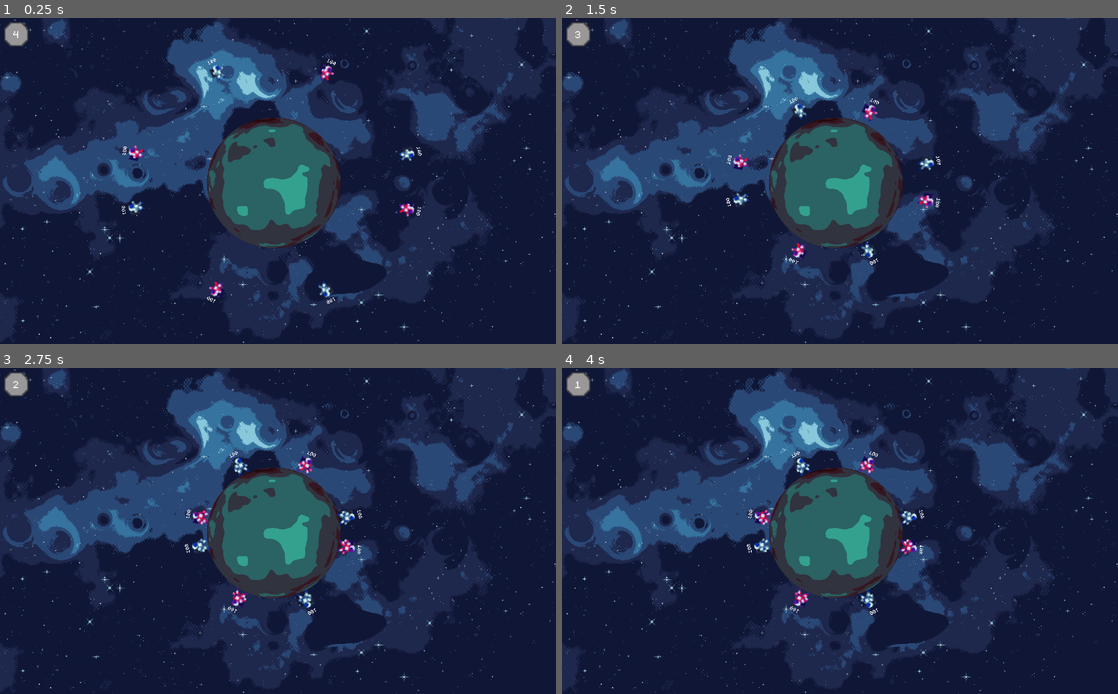
Above: before the commit, frames 1-4 (two rows, left to right).
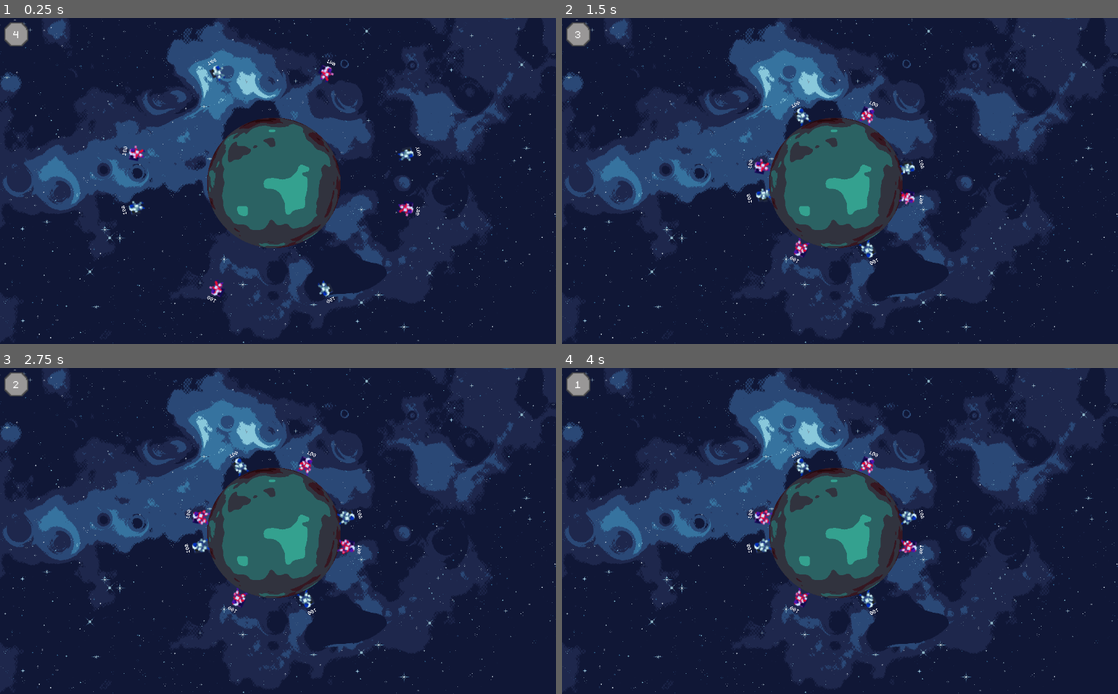
Above: after the commit, the same moments.

Repository: salveal/Astro-Rivals
Game: Godot game, scene res://scenes/levels/Level1.tscn
The game is run twice, just before and just after one commit, with the same random seed, the same clock (stepped at 60 frames per second) and the same inputs. This scene is started directly instead of the project's main scene.
Inputs (mouse positions are in pixels of both pictures, inside the frame that each line leads up to):
- Up to frame 1 (0.25 s): no input
- Up to frame 2 (1.5 s): move the mouse to (962, 164) at 0.52 s; hold O (add_grav) 0.53-1.28 s; hold D (move_right) from 0.53 s (still down); tap W (jump) at 0.77 s; tap P (low_grav) at 0.8, 1.35 s; move the mouse to (728, 197) at 1.27 s
- Up to frame 3 (2.75 s): tap W (jump) at 1.52 s; click (166, 547) at 1.55 s; move the mouse to (333, 459) at 2.02 s; release D (move_right) at 2.03 s; hold A (move_left) from 2.03 s (still down); hold O (add_grav) from 2.03 s (still down); click (333, 459) at 2.1 s
- Up to frame 4 (4 s): move the mouse to (812, 596) at 2.77 s; release A (move_left) at 2.78 s; release O (add_grav) at 2.78 s; hold D (move_right) from 2.78 s (still down); tap O (add_grav) at 2.85 s; tap W (jump) at 3.02, 3.77 s; tap P (low_grav) at 3.05 s; move the mouse to (1006, 579) at 3.52 s; hold P (low_grav) from 3.53 s (still down); click (1006, 579) at 3.8 s

The runs differ from the first frame. In frame 1, 0.4% of the frame differs, in the area x 21-76%, y 12-88%; in frame 2, 1.1%, in the area x 29-69%, y 24-76%; in frame 3, 0.1%; in frame 4, 0.2%.

Commit message:
Level 2, multiples planetas y jugadores reaccionan a estos

Diff:
--- /dev/null
+++ b/AstroRivals/Level2.gd
@@ -0,0 +1,72 @@
+extends Node2D
+
+onready var planet1 = $Planet1
+onready var planet2 = $Planet2
+onready var queueBlue = $queueBlue
+onready var queueRed = $queueRed
+onready var timerTurn = $TimerTurn
+onready var actualPlayer
+var indexBlue = 0
+var indexRed = 0
+var activeTeam # 0 - Blue / 1 - Red
+var stateGame  # tendra un string del siguiente array: ["red", "blue", "standby"]
+
+func _ready():
+	# Inicia lo necesario para comenzar el juego
+	timerTurn.initTimer("standby")
+	stateGame = "standby"
+	startGame()
+
+# Determina que equipo empezara el juego
+func startGame():
+	if randi() % 2 == 0:
+		actualPlayer = queueBlue.get_child(0)
+		activeTeam = 0
+		indexRed = -1
+	else:
+		actualPlayer = queueRed.get_child(0)
+		activeTeam = 1
+		indexBlue = -1
+
+# Cambia el turno cambian el equipo
+func changeTurn():
+	# En los dos bloques de codigo de las condiciones se elige al proximo soldado del
+	# equipo que manejara, iniciando el timer correspondiente
+	if activeTeam == 1: # pasar turno a azul
+		indexBlue = (indexBlue + 1) % queueBlue.get_child_count()
+		actualPlayer = queueBlue.get_child(indexBlue)
+		activeTeam = 0
+		timerTurn.initTimer("blue")
+		stateGame = "blue"
+
+	else: # pasar turno a rojo
+		indexRed = (indexRed + 1) % queueRed.get_child_count()
+		actualPlayer = queueRed.get_child(indexRed)
+		activeTeam = 1
+		timerTurn.initTimer("red")
+		stateGame = "red"
+
+	# Se cambia la variable para poder mover al soldado
+	actualPlayer.active = true
+
+# Called every frame. 'delta' is the elapsed time since the previous frame.
+func _process(delta):
+
+	if stateGame == "standby":
+		if timerTurn.is_stopped():
+			changeTurn()
+
+	else:
+		# Se evalua si se debe eliminar el soldado que esta siendo controlado
+		if actualPlayer.needToBeDelete:
+			actualPlayer.active = false
+			actualPlayer.queue_free()
+			timerTurn.initTimer("standby")
+			stateGame = "standby"
+
+		# Se revisa si se termino el turno del jugador con varias condiciones
+		elif actualPlayer.getChangeControl() or (timerTurn.is_stopped() and stateGame != "standby"):
+			actualPlayer.changeControl = false # se debe cambiar al entrar si no queda en un loop
+			actualPlayer.active = false # solo sera necesario cuando acaba el timer, se hizo asi para no repetir codigo
+			timerTurn.initTimer("standby")
+			stateGame = "standby"
--- /dev/null
+++ b/AstroRivals/Level2.tscn
@@ -0,0 +1,114 @@
+[gd_scene load_steps=11 format=2]
+
+[ext_resource path="res://scenes/levels/onePlanet_Gravity.gd" type="Script" id=1]
+[ext_resource path="res://assets/levels/planet4.png" type="Texture" id=2]
+[ext_resource path="res://assets/levels/level3_background.png" type="Texture" id=3]
+[ext_resource path="res://assets/levels/level1_planet.png" type="Texture" id=4]
+[ext_resource path="res://Level2.gd" type="Script" id=5]
+[ext_resource path="res://scenes/UI/timerTurn.tscn" type="PackedScene" id=6]
+[ext_resource path="res://scenes/soldiers/blueSoldier.tscn" type="PackedScene" id=7]
+[ext_resource path="res://scenes/soldiers/redSoldier.tscn" type="PackedScene" id=8]
+
+[sub_resource type="CircleShape2D" id=1]
+radius = 119.218
+
+[sub_resource type="CircleShape2D" id=2]
+radius = 285.028
+
+[node name="Level2" type="Node2D"]
+script = ExtResource( 5 )
+
+[node name="Camera" type="Camera2D" parent="."]
+anchor_mode = 0
+current = true
+zoom = Vector2( 2, 2 )
+
+[node name="Background" type="TextureRect" parent="."]
+margin_right = 2065.0
+margin_bottom = 1203.0
+
+[node name="Sprite" type="Sprite" parent="Background"]
+position = Vector2( 1044.75, 628.75 )
+scale = Vector2( 1.10547, 1.17083 )
+texture = ExtResource( 3 )
+
+[node name="Planet1" type="StaticBody2D" parent="."]
+position = Vector2( 1512, 637 )
+collision_layer = 11
+collision_mask = 3
+
+[node name="CollisionShape2D" type="CollisionShape2D" parent="Planet1"]
+shape = SubResource( 1 )
+
+[node name="Sprite" type="Sprite" parent="Planet1"]
+position = Vector2( 5.72205e-06, -2.49147e-05 )
+scale = Vector2( 0.82, 0.8 )
+texture = ExtResource( 2 )
+
+[node name="Gravity" type="Area2D" parent="Planet1"]
+collision_layer = 26
+collision_mask = 0
+space_override = 3
+gravity_point = true
+gravity_vec = Vector2( 0, 0 )
+gravity = 200.0
+script = ExtResource( 1 )
+
+[node name="CollisionShape2D" type="CollisionShape2D" parent="Planet1/Gravity"]
+visible = false
+shape = SubResource( 2 )
+
+[node name="Planet2" type="StaticBody2D" parent="."]
+position = Vector2( 657, 613 )
+collision_layer = 11
+collision_mask = 3
+
+[node name="CollisionShape2D" type="CollisionShape2D" parent="Planet2"]
+shape = SubResource( 1 )
+
+[node name="Sprite" type="Sprite" parent="Planet2"]
+scale = Vector2( 2.5, 2.5 )
+texture = ExtResource( 4 )
+
+[node name="Gravity" type="Area2D" parent="Planet2"]
+collision_layer = 26
+collision_mask = 0
+space_override = 3
+gravity_point = true
+gravity_vec = Vector2( 0, 0 )
+gravity = 200.0
+script = ExtResource( 1 )
+
+[node name="CollisionShape2D" type="CollisionShape2D" parent="Planet2/Gravity"]
+visible = false
+shape = SubResource( 2 )
+
+[node name="TimerTurn" parent="." instance=ExtResource( 6 )]
+
+[node name="queueBlue" type="Node" parent="."]
+
+[node name="Blue1" parent="queueBlue" instance=ExtResource( 7 )]
+position = Vector2( 657, 421 )
+
+[node name="Blue2" parent="queueBlue" instance=ExtResource( 7 )]
+position = Vector2( 841, 598 )
+
+[node name="Blue3" parent="queueBlue" instance=ExtResource( 7 )]
+position = Vector2( 465, 592 )
+
+[node name="Blue4" parent="queueBlue" instance=ExtResource( 7 )]
+position = Vector2( 659, 791 )
+
+[node name="queueRed" type="Node" parent="."]
+
+[node name="Red1" parent="queueRed" instance=ExtResource( 8 )]
+position = Vector2( 1517, 426 )
+
+[node name="Red2" parent="queueRed" instance=ExtResource( 8 )]
+position = Vector2( 1308, 606 )
+
+[node name="Red3" parent="queueRed" instance=ExtResource( 8 )]
+position = Vector2( 1734, 620 )
+
+[node name="Red4" parent="queueRed" instance=ExtResource( 8 )]
+position = Vector2( 1517, 817 )
--- a/AstroRivals/scenes/levels/Level1.tscn
+++ b/AstroRivals/scenes/levels/Level1.tscn
@@ -87,19 +87,19 @@
 position = Vector2( 0.599991, 294 )
 shape = SubResource( 4 )
 
-[node name="Planet" type="StaticBody2D" parent="."]
+[node name="Planet1" type="StaticBody2D" parent="."]
 position = Vector2( 504, 303 )
 collision_layer = 3
 
-[node name="CollisionShape2D" type="CollisionShape2D" parent="Planet"]
+[node name="CollisionShape2D" type="CollisionShape2D" parent="Planet1"]
 shape = SubResource( 2 )
 
-[node name="Sprite" type="Sprite" parent="Planet"]
+[node name="Sprite" type="Sprite" parent="Planet1"]
 position = Vector2( 5.72205e-06, -2.49147e-05 )
 scale = Vector2( 0.82, 0.8 )
 texture = ExtResource( 4 )
 
-[node name="Gravity" type="Area2D" parent="Planet"]
+[node name="Gravity" type="Area2D" parent="Planet1"]
 collision_layer = 26
 collision_mask = 0
 space_override = 3
@@ -108,7 +108,7 @@
 gravity = 200.0
 script = ExtResource( 3 )
 
-[node name="CollisionShape2D" type="CollisionShape2D" parent="Planet/Gravity"]
+[node name="CollisionShape2D" type="CollisionShape2D" parent="Planet1/Gravity"]
 visible = false
 shape = SubResource( 3 )
 
--- /dev/null
+++ b/AstroRivals/scenes/levels/Level2.gd
@@ -0,0 +1,70 @@
+extends Node2D
+
+onready var queueBlue = $queueBlue
+onready var queueRed = $queueRed
+onready var timerTurn = $TimerTurn
+onready var actualPlayer
+var indexBlue = 0
+var indexRed = 0
+var activeTeam # 0 - Blue / 1 - Red
+var stateGame  # tendra un string del siguiente array: ["red", "blue", "standby"]
+
+func _ready():
+	# Inicia lo necesario para comenzar el juego
+	timerTurn.initTimer("standby")
+	stateGame = "standby"
+	startGame()
+
+# Determina que equipo empezara el juego
+func startGame():
+	if randi() % 2 == 0:
+		actualPlayer = queueBlue.get_child(0)
+		activeTeam = 0
+		indexRed = -1
+	else:
+		actualPlayer = queueRed.get_child(0)
+		activeTeam = 1
+		indexBlue = -1
+
+# Cambia el turno cambian el equipo
+func changeTurn():
+	# En los dos bloques de codigo de las condiciones se elige al proximo soldado del
+	# equipo que manejara, iniciando el timer correspondiente
+	if activeTeam == 1: # pasar turno a azul
+		indexBlue = (indexBlue + 1) % queueBlue.get_child_count()
+		actualPlayer = queueBlue.get_child(indexBlue)
+		activeTeam = 0
+		timerTurn.initTimer("blue")
+		stateGame = "blue"
+
+	else: # pasar turno a rojo
+		indexRed = (indexRed + 1) % queueRed.get_child_count()
+		actualPlayer = queueRed.get_child(indexRed)
+		activeTeam = 1
+		timerTurn.initTimer("red")
+		stateGame = "red"
+
+	# Se cambia la variable para poder mover al soldado
+	actualPlayer.active = true
+
+# Called every frame. 'delta' is the elapsed time since the previous frame.
+func _process(delta):
+
+	if stateGame == "standby":
+		if timerTurn.is_stopped():
+			changeTurn()
+
+	else:
+		# Se evalua si se debe eliminar el soldado que esta siendo controlado
+		if actualPlayer.needToBeDelete:
+			actualPlayer.active = false
+			actualPlayer.queue_free()
+			timerTurn.initTimer("standby")
+			stateGame = "standby"
+
+		# Se revisa si se termino el turno del jugador con varias condiciones
+		elif actualPlayer.getChangeControl() or (timerTurn.is_stopped() and stateGame != "standby"):
+			actualPlayer.changeControl = false # se debe cambiar al entrar si no queda en un loop
+			actualPlayer.active = false # solo sera necesario cuando acaba el timer, se hizo asi para no repetir codigo
+			timerTurn.initTimer("standby")
+			stateGame = "standby"
--- /dev/null
+++ b/AstroRivals/scenes/levels/Level2.tscn
@@ -0,0 +1,164 @@
+[gd_scene load_steps=15 format=2]
+
+[ext_resource path="res://scenes/levels/onePlanet_Gravity.gd" type="Script" id=1]
+[ext_resource path="res://assets/levels/planet4.png" type="Texture" id=2]
+[ext_resource path="res://assets/levels/level3_background.png" type="Texture" id=3]
+[ext_resource path="res://assets/levels/level1_planet.png" type="Texture" id=4]
+[ext_resource path="res://Level2.gd" type="Script" id=5]
+[ext_resource path="res://scenes/UI/timerTurn.tscn" type="PackedScene" id=6]
+[ext_resource path="res://scenes/soldiers/blueSoldier.tscn" type="PackedScene" id=7]
+[ext_resource path="res://scenes/soldiers/redSoldier.tscn" type="PackedScene" id=8]
+[ext_resource path="res://scenes/levels/mapLimits.gd" type="Script" id=9]
+
+[sub_resource type="CircleShape2D" id=1]
+radius = 119.218
+
+[sub_resource type="CircleShape2D" id=2]
+radius = 285.028
+
+[sub_resource type="RectangleShape2D" id=3]
+extents = Vector2( 3.8, 636.5 )
+
+[sub_resource type="RectangleShape2D" id=4]
+extents = Vector2( 211.3, 13.5 )
+
+[sub_resource type="RectangleShape2D" id=5]
+extents = Vector2( 210.7, 11.5 )
+
+[node name="Level2" type="Node2D"]
+script = ExtResource( 5 )
+
+[node name="Camera" type="Camera2D" parent="."]
+anchor_mode = 0
+current = true
+zoom = Vector2( 2, 2 )
+
+[node name="Background" type="TextureRect" parent="."]
+margin_right = 2065.0
+margin_bottom = 1203.0
+
+[node name="Sprite" type="Sprite" parent="Background"]
+position = Vector2( 1044.75, 628.75 )
+scale = Vector2( 1.10547, 1.17083 )
+texture = ExtResource( 3 )
+
+[node name="Planet1" type="StaticBody2D" parent="."]
+position = Vector2( 1512, 637 )
+collision_layer = 11
+collision_mask = 3
+
+[node name="CollisionShape2D" type="CollisionShape2D" parent="Planet1"]
+shape = SubResource( 1 )
+
+[node name="Sprite" type="Sprite" parent="Planet1"]
+position = Vector2( 5.72205e-06, -2.49147e-05 )
+scale = Vector2( 0.82, 0.8 )
+texture = ExtResource( 2 )
+
+[node name="Gravity" type="Area2D" parent="Planet1"]
+collision_layer = 26
+collision_mask = 0
+space_override = 3
+gravity_point = true
+gravity_vec = Vector2( 0, 0 )
+gravity = 200.0
+script = ExtResource( 1 )
+
+[node name="CollisionShape2D" type="CollisionShape2D" parent="Planet1/Gravity"]
+shape = SubResource( 2 )
+
+[node name="Planet2" type="StaticBody2D" parent="."]
+position = Vector2( 657, 613 )
+collision_layer = 11
+collision_mask = 3
+
+[node name="CollisionShape2D" type="CollisionShape2D" parent="Planet2"]
+shape = SubResource( 1 )
+
+[node name="Sprite" type="Sprite" parent="Planet2"]
+scale = Vector2( 2.5, 2.5 )
+texture = ExtResource( 4 )
+
+[node name="Gravity" type="Area2D" parent="Planet2"]
+collision_layer = 26
+collision_mask = 0
+space_override = 3
+gravity_point = true
+gravity_vec = Vector2( 0, 0 )
+gravity = 200.0
+script = ExtResource( 1 )
+
+[node name="CollisionShape2D" type="CollisionShape2D" parent="Planet2/Gravity"]
+shape = SubResource( 2 )
+
+[node name="TimerTurn" parent="." instance=ExtResource( 6 )]
+
+[node name="queueBlue" type="Node" parent="."]
+
+[node name="Blue1" parent="queueBlue" instance=ExtResource( 7 )]
+position = Vector2( 657, 421 )
+
+[node name="Blue2" parent="queueBlue" instance=ExtResource( 7 )]
+position = Vector2( 841, 598 )
+
+[node name="Blue3" parent="queueBlue" instance=ExtResource( 7 )]
+position = Vector2( 465, 592 )
+
+[node name="Blue4" parent="queueBlue" instance=ExtResource( 7 )]
+position = Vector2( 659, 791 )
+
+[node name="queueRed" type="Node" parent="."]
+
+[node name="Red1" parent="queueRed" instance=ExtResource( 8 )]
+position = Vector2( 1517, 426 )
+
+[node name="Red2" parent="queueRed" instance=ExtResource( 8 )]
+position = Vector2( 1308, 606 )
+
+[node name="Red3" parent="queueRed" instance=ExtResource( 8 )]
+position = Vector2( 1734, 620 )
+
+[node name="Red4" parent="queueRed" instance=ExtResource( 8 )]
+position = Vector2( 1517, 817 )
+
+[node name="mapLimits" type="Node" parent="."]
+script = ExtResource( 9 )
+
+[node name="left" type="Area2D" parent="mapLimits"]
+scale = Vector2( 5, 1 )
+collision_layer = 28
+collision_mask = 28
+
+[node name="CollisionShape2D" type="CollisionShape2D" parent="mapLimits/left"]
+position = Vector2( -5.4, 630.5 )
+shape = SubResource( 3 )
+
+[node name="bottom" type="Area2D" parent="mapLimits"]
+position = Vector2( 538, 981 )
+scale = Vector2( 5, 1 )
+collision_layer = 28
+collision_mask = 28
+
+[node name="CollisionShape2D" type="CollisionShape2D" parent="mapLimits/bottom"]
+position = Vector2( 103.5, 294.5 )
+shape = SubResource( 4 )
+
+[node name="upper" type="Area2D" parent="mapLimits"]
+position = Vector2( 529, -301 )
+scale = Vector2( 5, 1 )
+collision_layer = 28
+collision_mask = 28
+
+[node name="CollisionShape2D" type="CollisionShape2D" parent="mapLimits/upper"]
+position = Vector2( 103.8, 278 )
+shape = SubResource( 5 )
+
+[node name="rigth" type="Area2D" parent="mapLimits"]
+position = Vector2( 1048, 2 )
+scale = Vector2( 5, 1 )
+collision_layer = 28
+collision_mask = 28
+
+[node name="CollisionShape2D" type="CollisionShape2D" parent="mapLimits/rigth"]
+position = Vector2( 216.4, 624 )
+shape = SubResource( 3 )
--- a/AstroRivals/scenes/levels/onePlanet_Gravity.gd
+++ b/AstroRivals/scenes/levels/onePlanet_Gravity.gd
@@ -7,12 +7,26 @@
 func _ready():
 	global_position = planet.global_position
 	gravity = GRAVITY_FORCE
+	connect("body_entered", self, "on_gravity_entered")
 
 # Called every frame. 'delta' is the elapsed time since the previous frame.
 func _process(delta):
-	if Input.is_action_pressed("add_grav"):
-		gravity += 100
-	elif Input.is_action_pressed("low_grav"):
-		gravity -= 100
+	if Input.is_action_just_pressed("add_grav"):
+		sum_gravity(gravity/100 * 40)
 
-	#print(get_overlapping_bodies())
+	elif Input.is_action_just_pressed("low_grav"):
+		sum_gravity(-gravity/100 * 40)
+
+func sum_gravity(add_value):
+	gravity += add_value
+	for body in get_overlapping_bodies():
+		if body.has_method("change_gravity"):
+				body.change_gravity(gravity)
+
+func on_gravity_entered(body: Node2D):
+	if body.has_method("change_gravity_point"):
+		var last_rotation = body.get_rotation()
+		var gravity_vector = (planet.global_position - body.global_position).normalized()
+		var new_rotation = body.get_rotation_player(gravity_vector)
+		body.speed = body.speed.rotated(-(new_rotation-last_rotation))
+		body.change_gravity_point(planet)
--- a/AstroRivals/scenes/soldiers/soldiers.gd
+++ b/AstroRivals/scenes/soldiers/soldiers.gd
@@ -26,7 +26,7 @@
 var changeControl = false
 
 # Imports
-onready var Planet = get_parent().get_parent().get_node("Planet")
+onready var Planet = get_parent().get_parent().get_node("Planet1")
 onready var power_bar = $PowerBar
 onready var sprite = $Sprite
 onready var hp_label = $Label
@@ -37,10 +37,7 @@
 # Called when the node enters the scene tree for the first time.
 func _ready():
 	animTree.active = true
-	grav_point = Planet.global_position
-	power = 0
 	hp_label.set_text(str(HP))
-	print(grav_point)
 
 func get_rotation_player(grav_vector):
 	# Funcion que obtienen la rotacion del jugador con respecto al planeta que se encuentra
@@ -60,6 +57,7 @@
 
 	# Se realizan los calculos de los vectores de posicion para los dos ejes
 	sp.x = MAX_SPEED * direction
+	GRAVITY = Planet.get_child(2).gravity * 40
 	if sp.y < GRAVITY:
 		sp.y += GRAVITY * delta
 
@@ -117,16 +115,9 @@
 
 # Called every frame. 'delta' is the elapsed time since the previous frame.
 func _process(delta):
-
 	# se revisa si es turno del jugador
 	if active:
-
-		# controles de debug para jugar con la gravedad
-		if Input.is_action_pressed("add_grav"):
-			GRAVITY += 1000
-		elif Input.is_action_pressed("low_grav"):
-			GRAVITY -= 1000
-
+		print(velocity)
 		# Entra si el jugador va a disparar revisando si se cumple las condiciones necesarias
 		if generate_shoot == true and is_on_floor():
 
@@ -165,6 +156,12 @@
 func getChangeControl():
 	return changeControl
 
+#Funcion que setea a la gravedad a la cual estara sometido el soldado
+func change_gravity_point(new_planet: Node2D):
+	print("change")
+	Planet = new_planet
+	grav_point = Planet.global_position
+
 # Funcion para aplicarle daño al soldado entregandole el daño de origen que recibe
 func take_damage(damage_origin: Node):
 	HP -= damage_origin.damage_value
--- a/AstroRivals/scenes/soldiers/weapons/misil.gd
+++ b/AstroRivals/scenes/soldiers/weapons/misil.gd
@@ -3,7 +3,7 @@
 # Variables
 var grav_point = Vector2()
 var b_rotation = 0
-onready var Planet = get_parent().get_node("Planet")
+onready var Planet = get_parent().get_node("Planet1")
 onready var sprite = $Sprite
 onready var animTree = $AnimationTree
 onready var timer_damage = $Timer_damage
